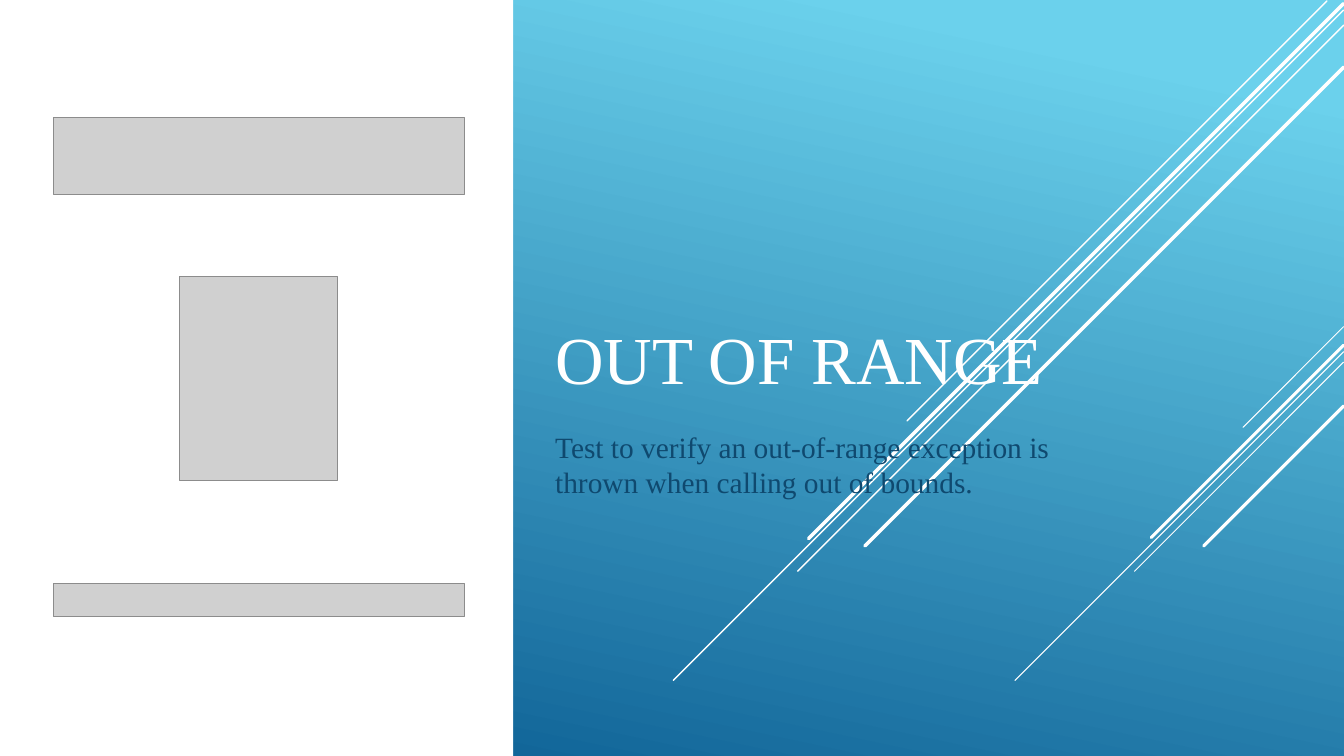
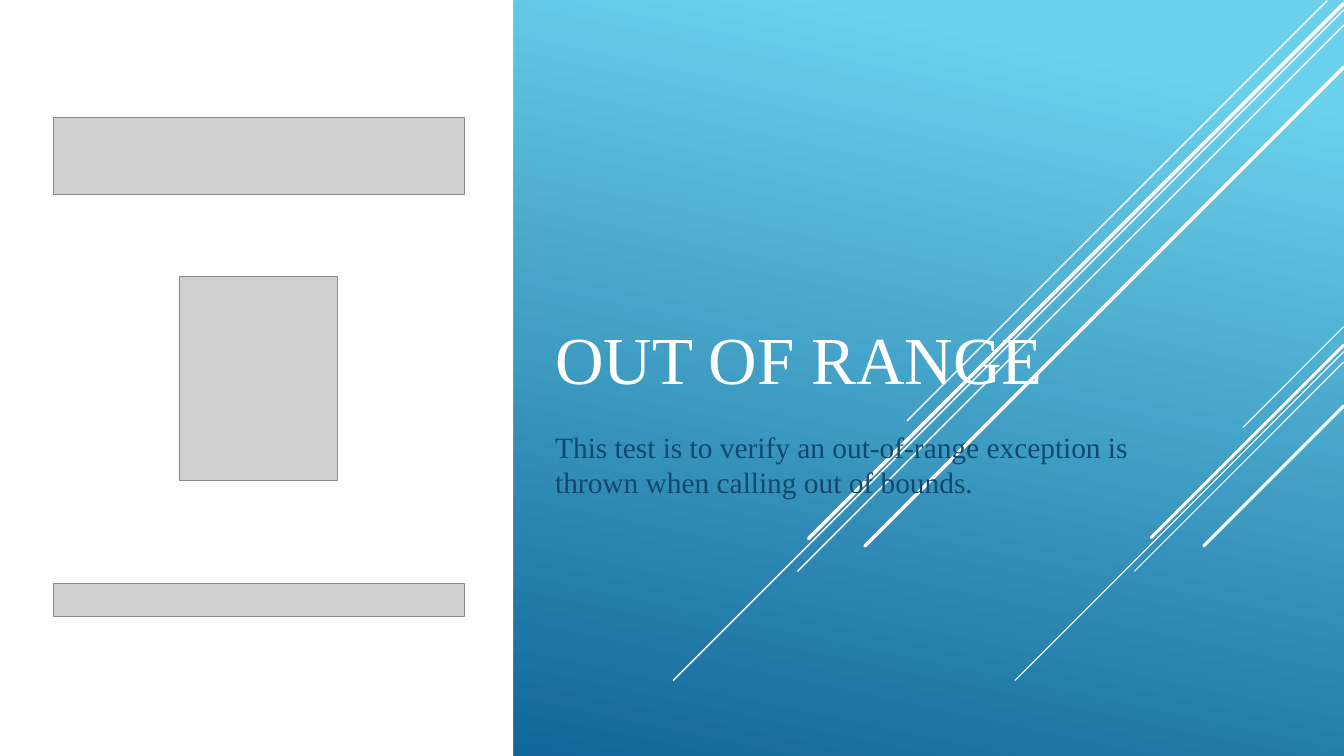
Before and after one commit to alex24488/8-3-Portfolio-Submission, a slide deck: slide 10 of CS 405 Project Two Presentation.pptx. Drawn at 1344x756 pixels with LibreOffice and Linux fonts; fonts in the diff are those of the drawing; grey boxes stand for pictures. Boxes give left, top, right and bottom in pixels: in the first picture for what was removed or moved away, otherwise in the second. Text is boxed around its words. In the diff, an @@ line names an element or a change of style, - is before the commit and + after.

```diff
--- a/CS 405 Project Two Presentation.pptx
+++ b/CS 405 Project Two Presentation.pptx
@@ text at bbox=[555, 435, 1128, 499]: text changed @@
-Test to verify an out-of-range exception is thrown when calling out of bounds.
+This test is to verify an out-of-range exception is thrown when calling out of bounds.
```
Also in this commit, not shown: 8 other slides changed.
